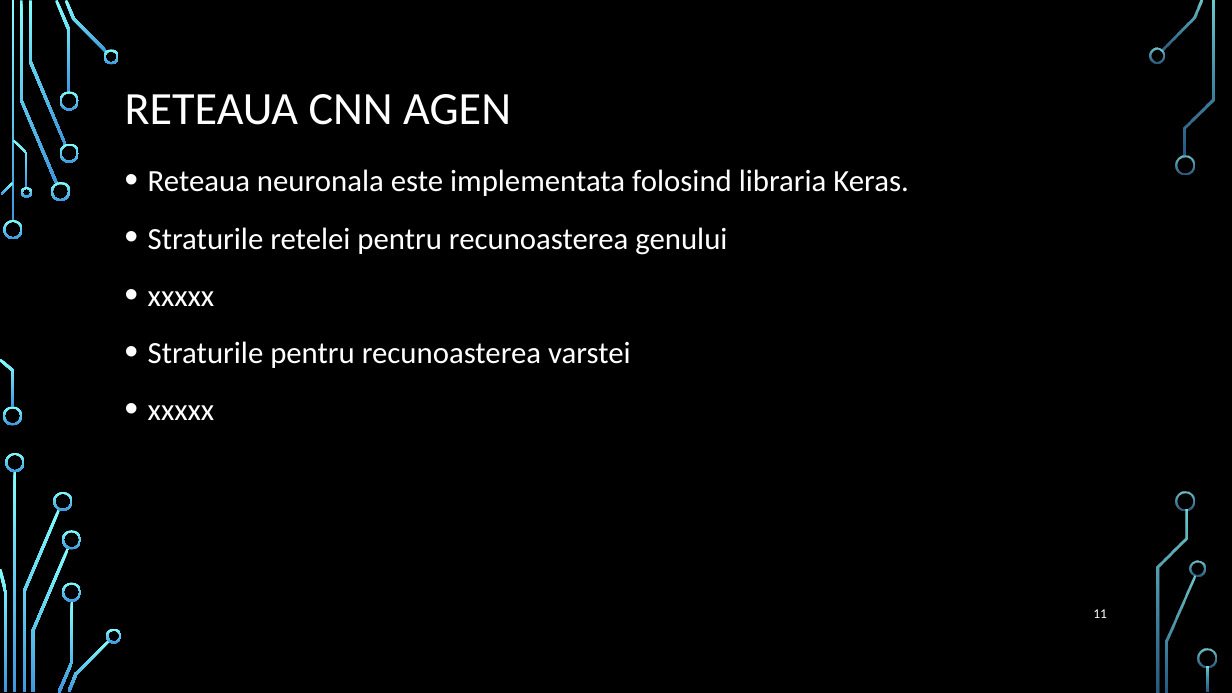
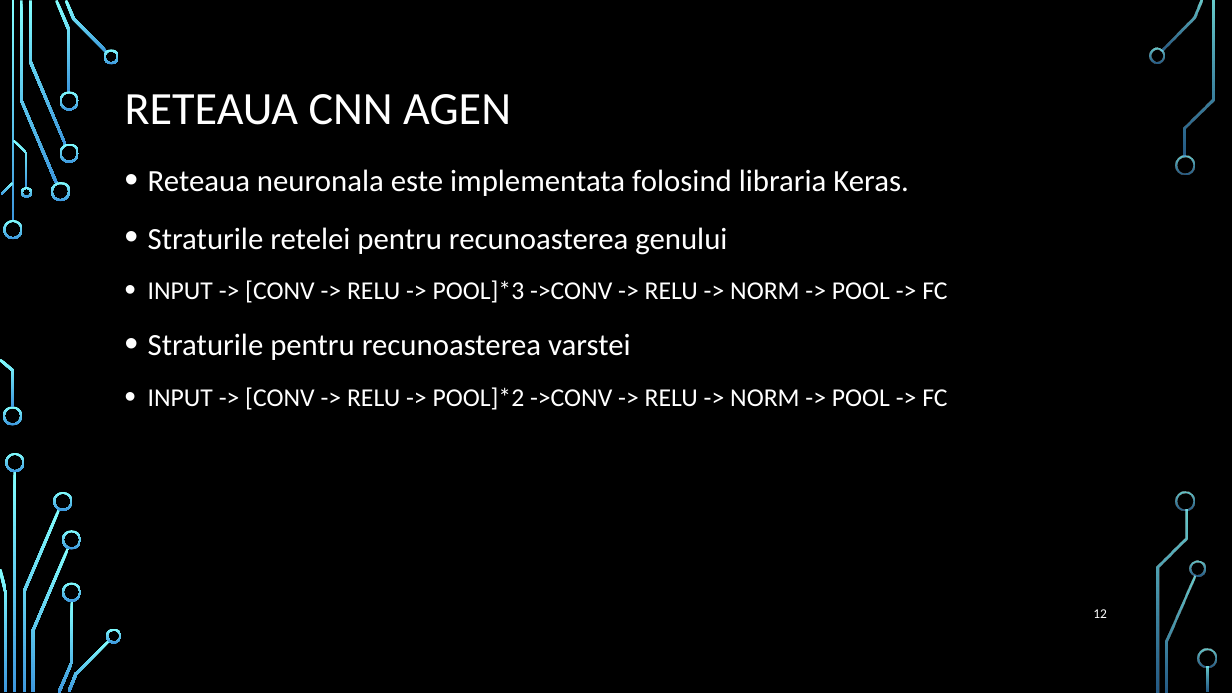
Before and after one commit to cristi-dorneanu/Agen, a slide deck: slide 12 of Licenta2018DorneanuCristian/AGEN.pptx (slide 11 before the commit). Drawn at 1232x693 pixels with LibreOffice and Linux fonts; fonts in the diff are those of the drawing; background and template pictures are left out. Boxes give left, top, right and bottom in pixels: in the first picture for what was removed or moved away, otherwise in the second. Text is boxed around its words. In the diff, an @@ line names an element or a change of style, - is before the commit and + after.

```diff
--- a/Licenta2018DorneanuCristian/AGEN.pptx
+++ b/Licenta2018DorneanuCristian/AGEN.pptx
@@ text at [148,280,947,303]: text changed; size 24 to 20 pt @@
-• xxxxx
+• INPUT -> [CONV -> RELU -> POOL]*3 ->CONV -> RELU -> NORM -> POOL -> FC
@@ text at [148,387,947,410]: text changed; size 24 to 20 pt @@
-• xxxxx
+• INPUT -> [CONV -> RELU -> POOL]*2 ->CONV -> RELU -> NORM -> POOL -> FC
@@ page number at [1093,609,1107,618]: text changed @@
-11
+12
```
Also in this commit, not shown: 3 other slides changed, 11 slides added, 7 slides removed, 2 other files.
